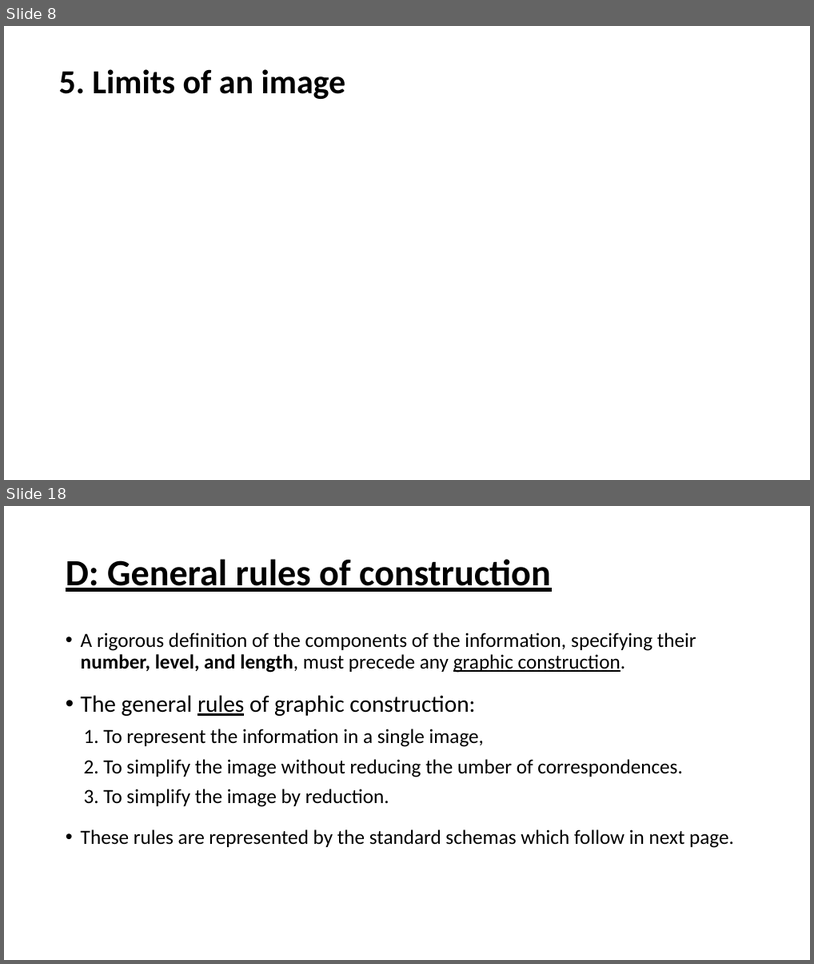
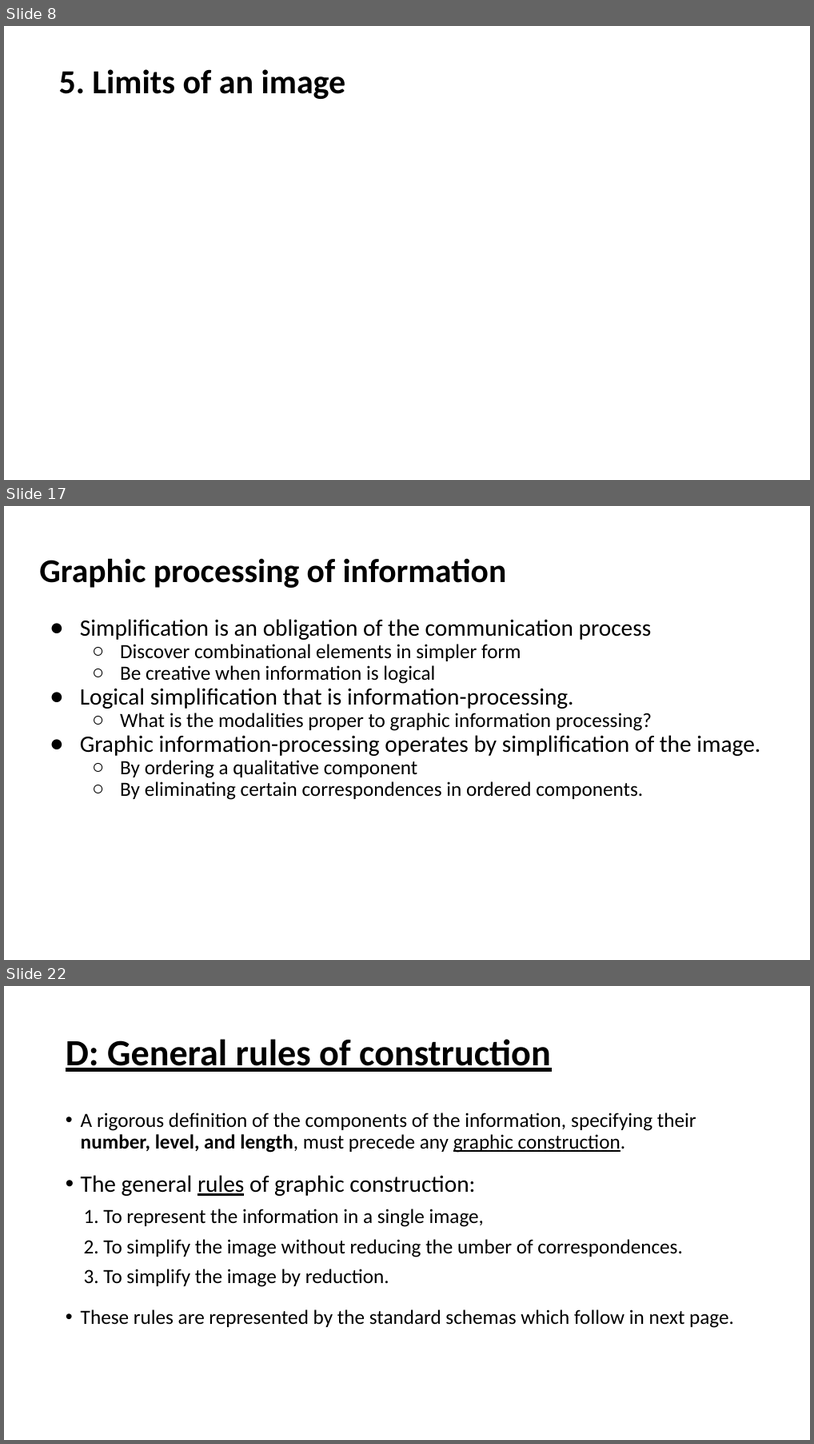
Before and after one commit to Jiaxin-yyjx/Visualization-D3.js-Lab, a slide deck: midterm/SoMSummery.pptx. Shown one above the other, each under a label of ours: slides 8 and 18 before the commit, slides 8, 17 and 22 after it; the slides between them are not shown. The pictures are 814x964 and 814x1444 pixels, drawn with LibreOffice and Linux fonts; fonts in the diff are those of the drawing. Boxes give left, top, right and bottom in pixels: in the first picture for what was removed or moved away, otherwise in the second. Text is boxed around its words. In the diff, an @@ line names an element or a change of style, - is before the commit and + after.

```diff
--- a/midterm/SoMSummery.pptx
+++ b/midterm/SoMSummery.pptx
@@ slide 17 added at bbox=[4, 506, 810, 960], background #FFFFFF @@
@@ title added at bbox=[39, 558, 507, 588], 39.6 pt, text #000000, bold @@
+Graphic processing of information
@@ text added at bbox=[80, 619, 761, 800], 24 pt, text #000000 @@
+● Simplification is an obligation of the communication process
+  ○ Discover combinational elements in simpler form
+  ○ Be creative when information is logical
+● Logical simplification that is information-processing.
+  ○ What is the modalities proper to graphic information processing?
+● Graphic information-processing operates by simplification of the image.
+  ○ By ordering a qualitative component
+  ○ By eliminating certain correspondences in ordered components.
@@ what was slide 18 is now slide 22 @@
```
Also in this commit, not shown: 1 slide changed, 10 other slides added, 7 slides removed, 1 other file.
